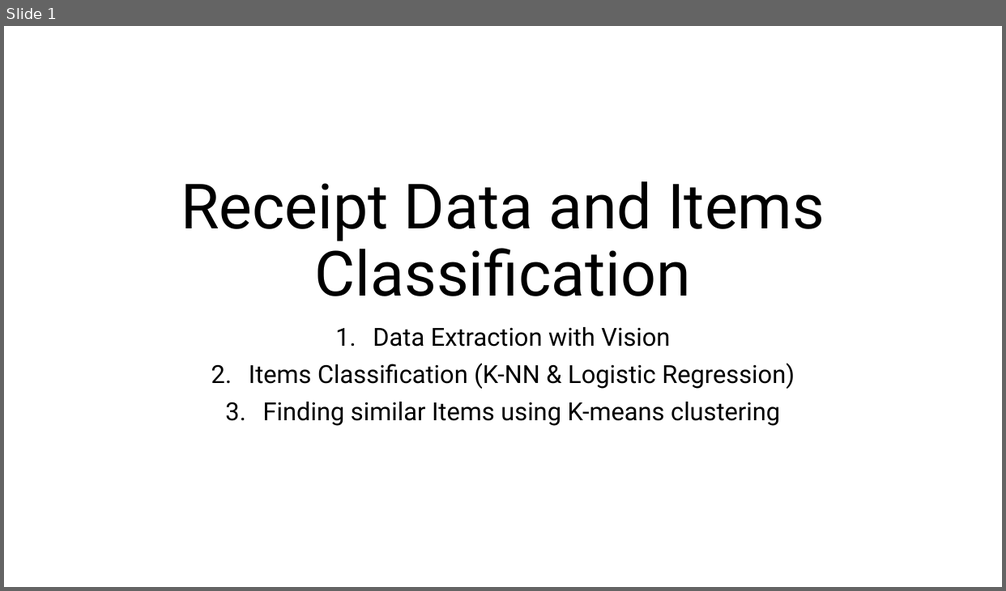
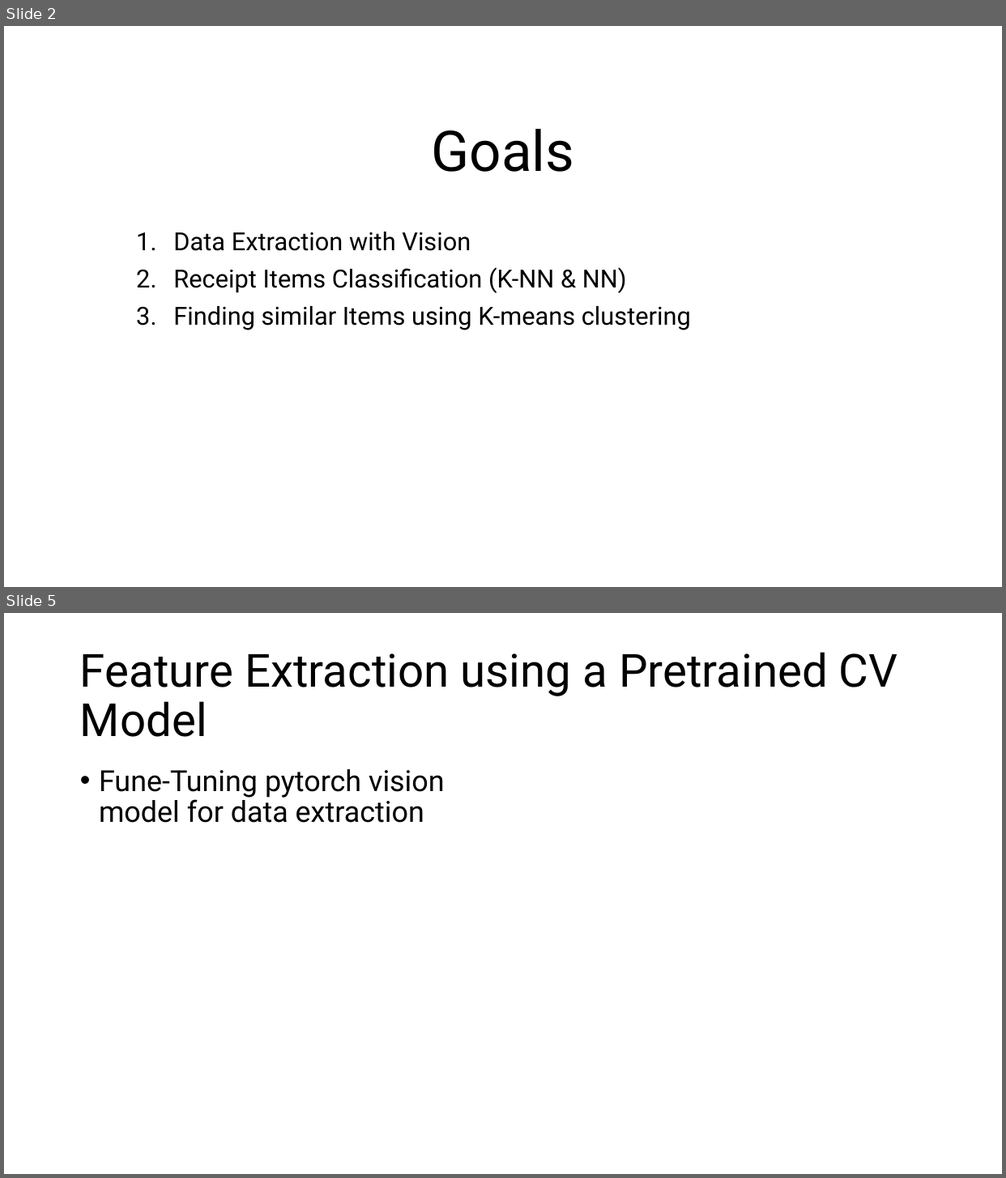
Before and after one commit to iradualbert/dst-receipt-expense, a slide deck: Receipt_Images_Processing.pptx. Shown one above the other, each under a label of ours: slide 1 before the commit, slides 2 and 5 after it; the slides between them are not shown. The pictures are 1006x591 and 1006x1178 pixels, drawn with LibreOffice and Linux fonts; fonts in the diff are those of the drawing. Boxes give left, top, right and bottom in pixels: in the first picture for what was removed or moved away, otherwise in the second. Text is boxed around its words. In the diff, an @@ line names an element or a change of style, - is before the commit and + after.

```diff
--- a/Receipt_Images_Processing.pptx
+++ b/Receipt_Images_Processing.pptx
@@ slide 5 added at bbox=[4, 613, 1002, 1174], background #FFFFFF @@
@@ title added at bbox=[80, 652, 898, 737], 44 pt, text #000000 @@
+Feature Extraction using a Pretrained CV Model
@@ text added at bbox=[99, 769, 445, 823], 28 pt, text #000000 @@
+• Fune-Tuning pytorch vision model for data extraction
@@ what was slide 1 is now slide 2 @@
@@ slide 2 changed as well @@
@@ title at bbox=[431, 129, 574, 172]: text changed; size 60 to 54 pt @@
-Receipt Data and Items Classification
+Goals
@@ subtitle "Data Extraction with Vision": place and size @@
-subtitle "Data Extraction with Vision" at bbox=[249, 327, 795, 426]
+subtitle "Data Extraction with Vision" at bbox=[173, 232, 691, 331]
@@ subtitle at bbox=[173, 232, 691, 331]: alignment centre to left @@
@@ subtitle at bbox=[173, 267, 627, 293]: text changed @@
-2. Items Classification (K-NN & Logistic Regression)
+2. Receipt Items Classification (K-NN & NN)
```
Also in this commit, not shown: 7 other slides added, 2 other files.
